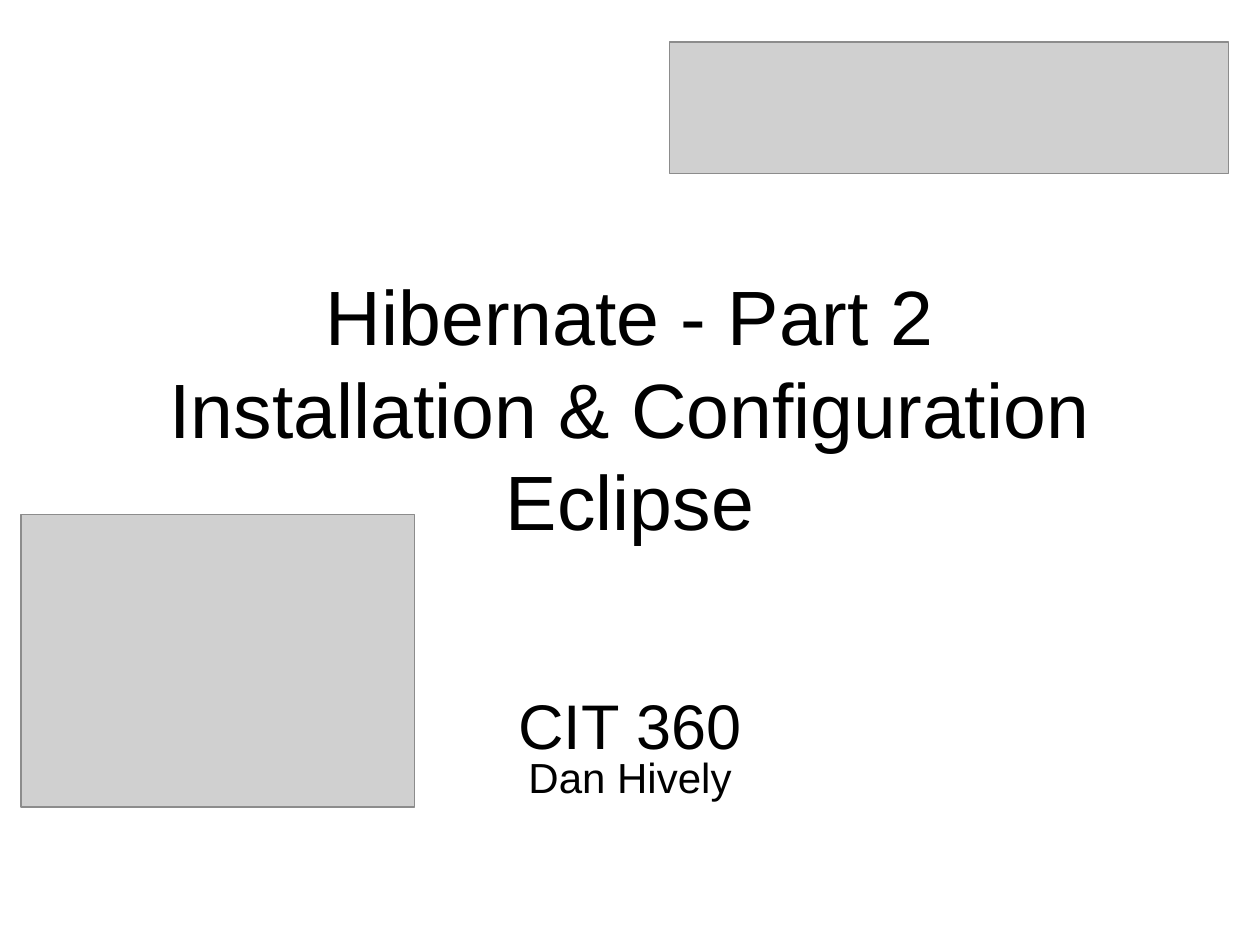
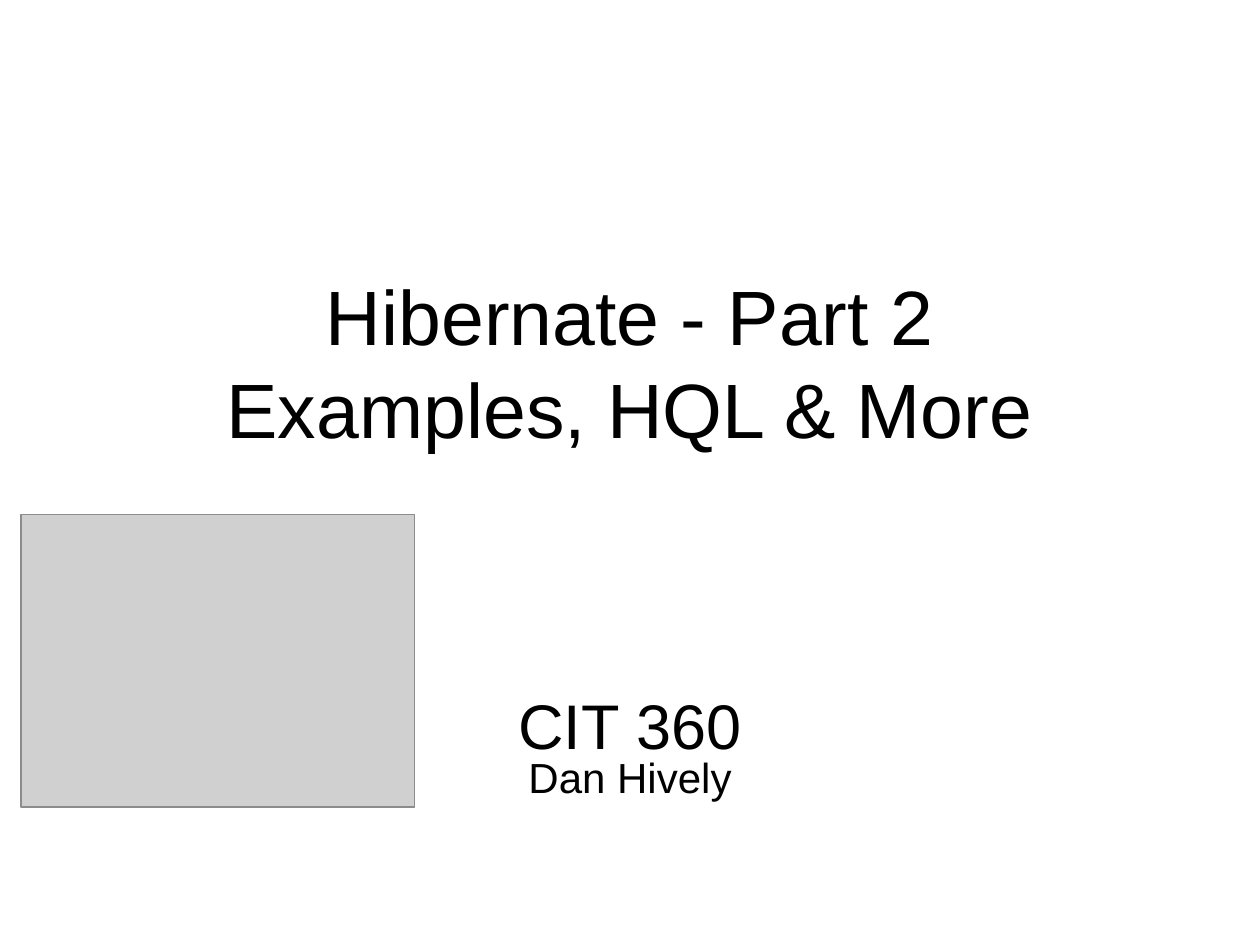
Before and after one commit to Ansilacerda/CIT360-Portfolio, a slide deck: slide 1 of Presentations/Hibernate/Hibernate-Part-2.pptx. Drawn at 1260x945 pixels with LibreOffice and Linux fonts; fonts in the diff are those of the drawing; grey boxes stand for pictures; background and template pictures are left out. Boxes give left, top, right and bottom in pixels: in the first picture for what was removed or moved away, otherwise in the second. Text is boxed around its words. In the diff, an @@ line names an element or a change of style, - is before the commit and + after.

Commit message:
Changes

```diff
--- a/Presentations/Hibernate/Hibernate-Part-2.pptx
+++ b/Presentations/Hibernate/Hibernate-Part-2.pptx
@@ picture removed at (669, 42, 1228, 173) @@
@@ title at (227, 289, 1032, 452): text changed @@
-Hibernate - Part 2
-Installation & Configuration
-Eclipse
+Hibernate - Part 2
+Examples, HQL & More
```
Also in this commit, not shown: 1 other slide changed, 2 slides added.
